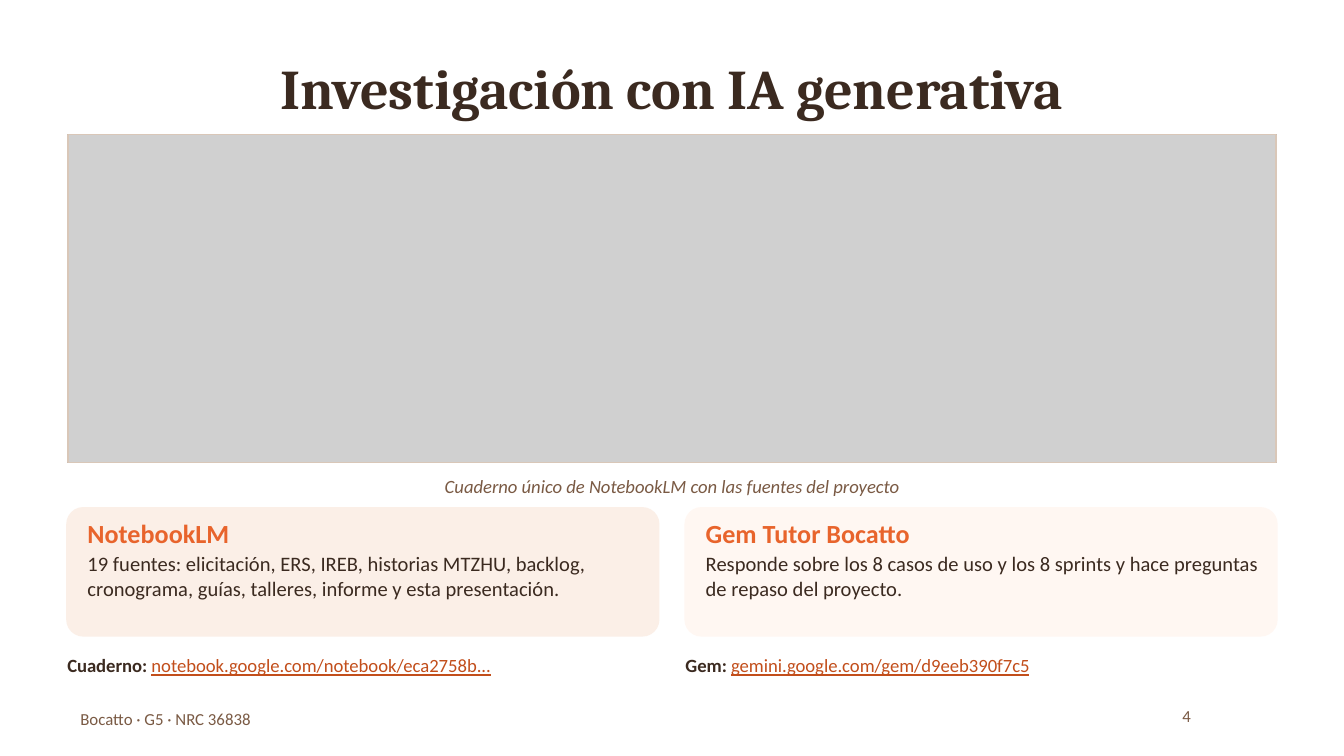
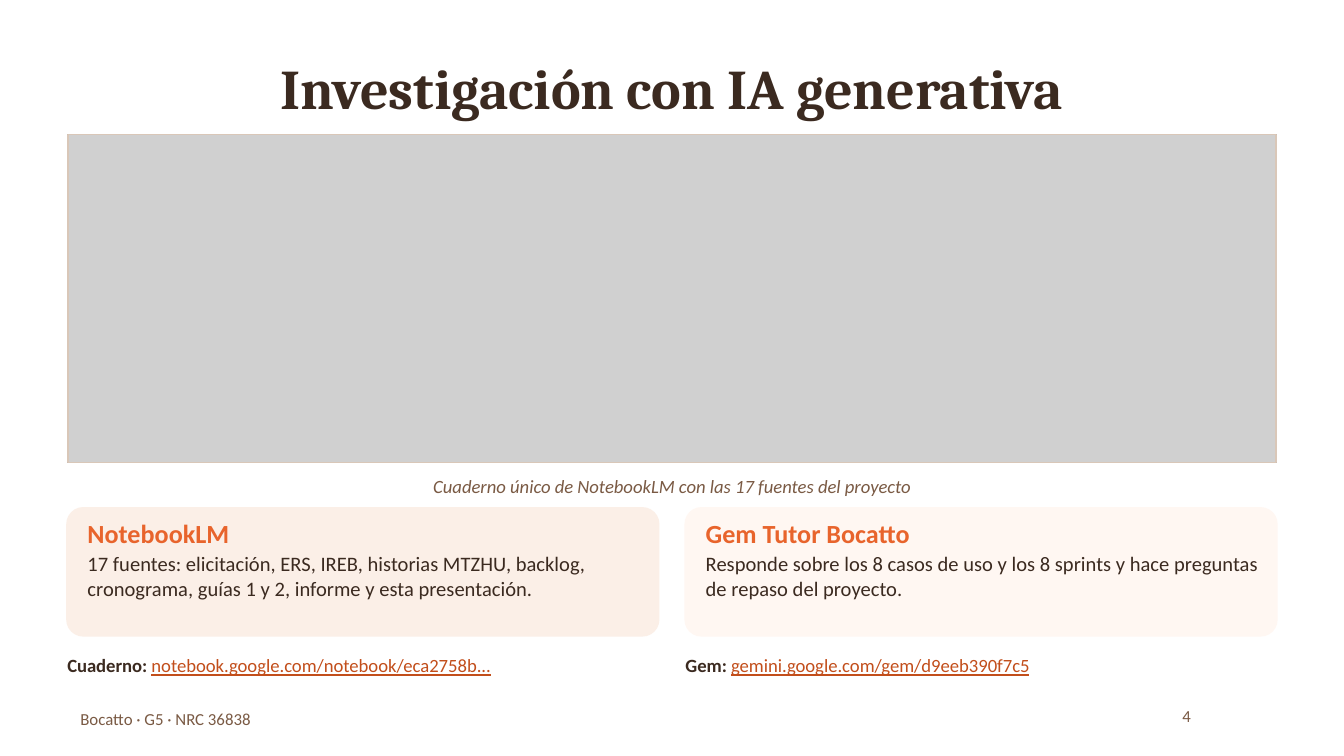
Before and after one commit to Ricardo-lainez/RicardoLainez36838_G5_ADSW, a slide deck: slide 4 of Informe final/Presentacion_SegundoParcial_Bocatto_G5.pptx. Drawn at 1344x756 pixels with LibreOffice and Linux fonts; fonts in the diff are those of the drawing; grey boxes stand for pictures; background and template pictures are left out. Boxes give left, top, right and bottom in pixels: in the first picture for what was removed or moved away, otherwise in the second. Text is boxed around its words. In the diff, an @@ line names an element or a change of style, - is before the commit and + after.

Commit message:
Cuaderno con 17 fuentes: actualizar presentaciones e informe

```diff
--- a/Informe final/Presentacion_SegundoParcial_Bocatto_G5.pptx
+++ b/Informe final/Presentacion_SegundoParcial_Bocatto_G5.pptx
@@ text at (x1=433, y1=480, x2=911, y2=496): text changed @@
-Cuaderno único de NotebookLM con las fuentes del proyecto
+Cuaderno único de NotebookLM con las 17 fuentes del proyecto
@@ text at (x1=87, y1=556, x2=585, y2=600): text changed @@
-19 fuentes: elicitación, ERS, IREB, historias MTZHU, backlog, cronograma, guías, talleres, informe y esta presentación.
+17 fuentes: elicitación, ERS, IREB, historias MTZHU, backlog, cronograma, guías 1 y 2, informe y esta presentación.
```
Also in this commit, not shown: 4 other files.
